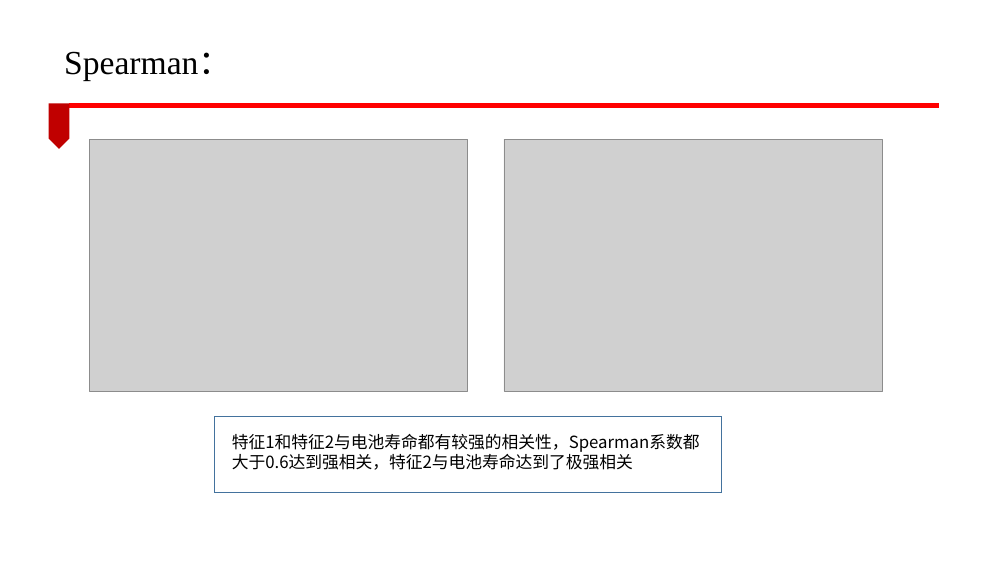
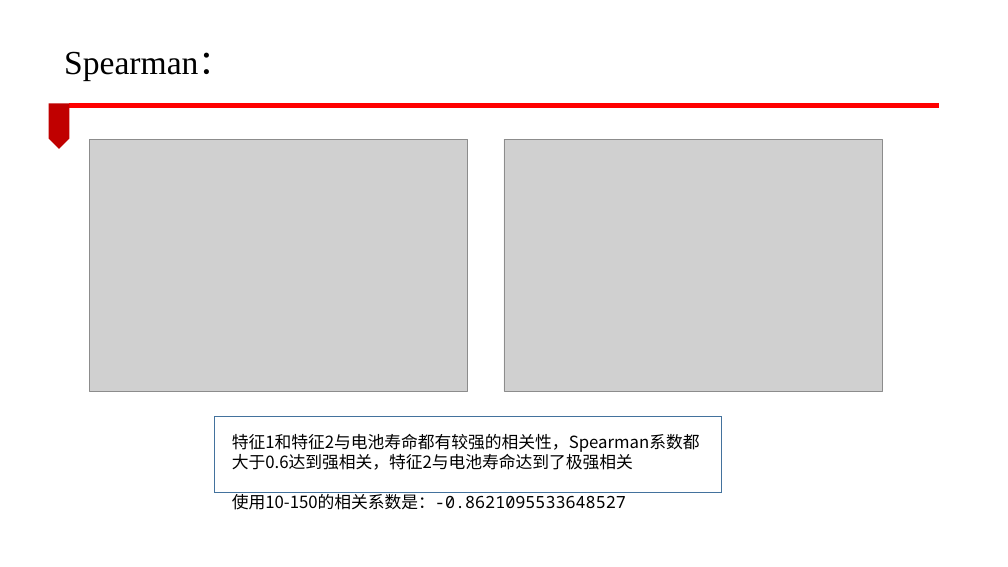
Before and after one commit to lucking666/sys, a slide deck: slide 15 of 卢老师论文汇报/CEEMDAN汇报.pptx. Drawn at 1008x567 pixels with LibreOffice and Linux fonts; fonts in the diff are those of the drawing; grey boxes stand for pictures; background and template pictures are left out. Boxes give left, top, right and bottom in pixels: in the first picture for what was removed or moved away, otherwise in the second. Text is boxed around its words. In the diff, an @@ line names an element or a change of style, - is before the commit and + after.

```diff
--- a/卢老师论文汇报/CEEMDAN汇报.pptx
+++ b/卢老师论文汇报/CEEMDAN汇报.pptx
@@ text at (232, 492, 626, 510): paragraph added @@
+使用10-150的相关系数是：-0.8621095533648527
```
Also in this commit, not shown: 25 other files.
